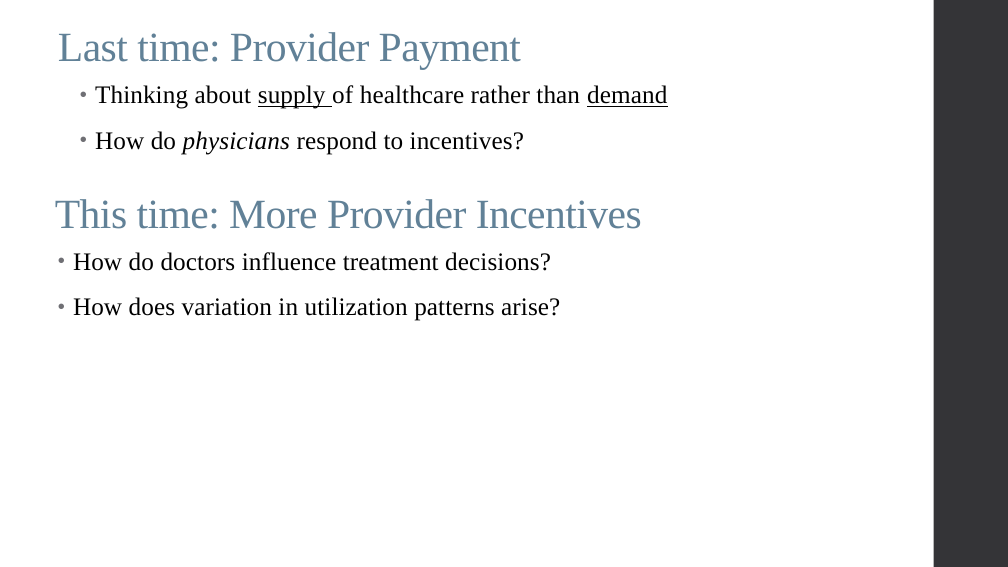
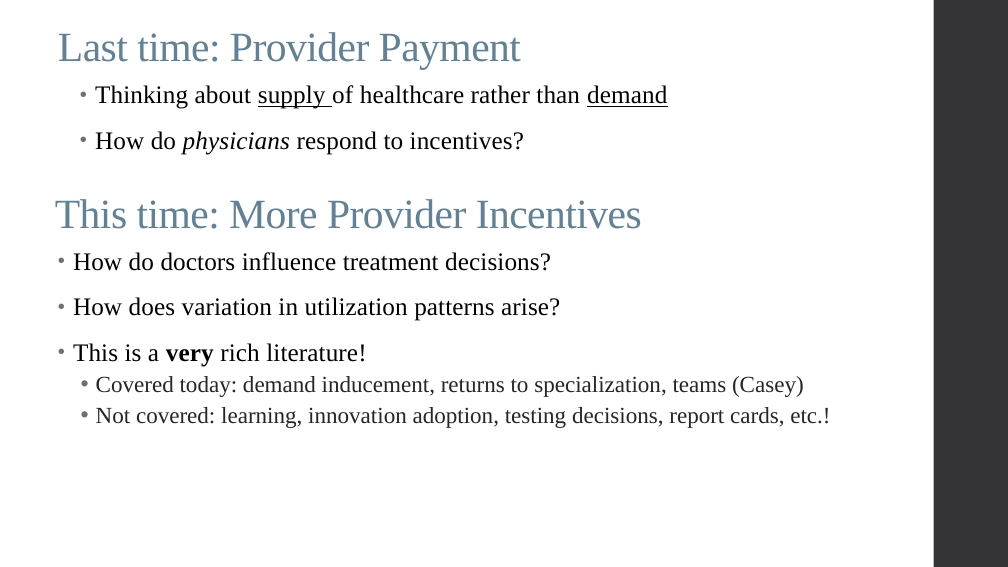
Before and after one commit to alex-hoagland/HAD6750H, a slide deck: slide 3 of Lecture05_PatientPhysicianInteractions/L5Slides_PhysicianPatientInteractions_2023W.pptx. Drawn at 1008x567 pixels with LibreOffice and Linux fonts; fonts in the diff are those of the drawing. Boxes give left, top, right and bottom in pixels: in the first picture for what was removed or moved away, otherwise in the second. Text is boxed around its words. In the diff, an @@ line names an element or a change of style, - is before the commit and + after.

```diff
--- a/Lecture05_PatientPhysicianInteractions/L5Slides_PhysicianPatientInteractions_2023W.pptx
+++ b/Lecture05_PatientPhysicianInteractions/L5Slides_PhysicianPatientInteractions_2023W.pptx
@@ text at [73,343,830,428]: paragraphs added @@
+• This is a very rich literature!
+  • Covered today: demand inducement, returns to specialization, teams (Casey)
+  • Not covered: learning, innovation adoption, testing decisions, report cards, etc.!
```
Also in this commit, not shown: 6 other slides changed, 1 slide added.
